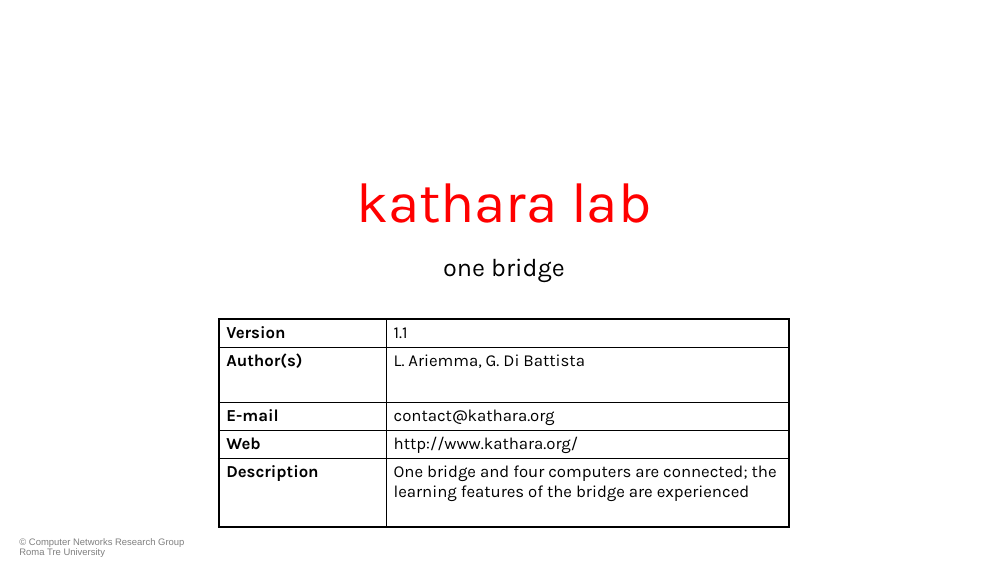
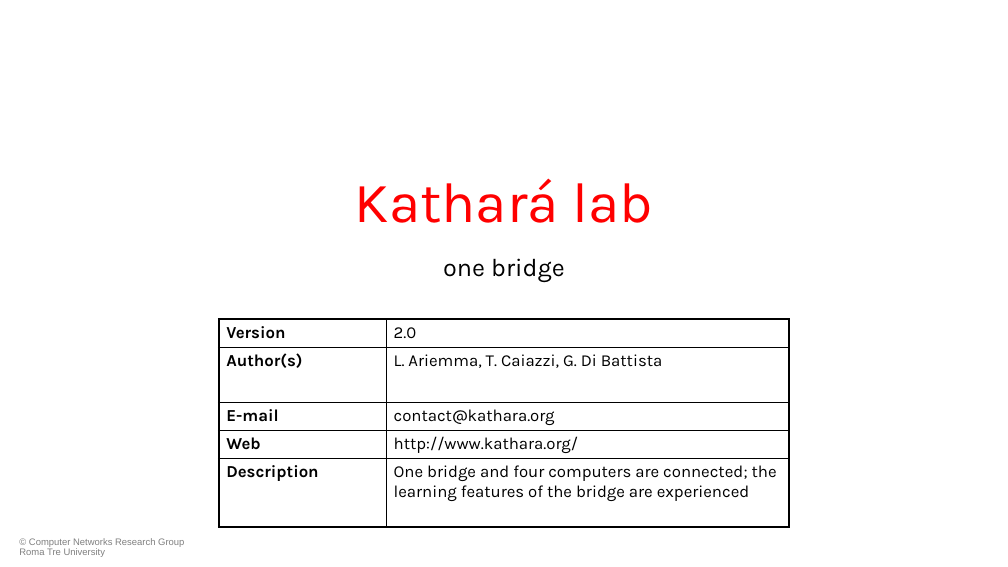
Before and after one commit to KatharaFramework/Kathara-Labs, a slide deck: slide 1 of main-labs/switching/one-bridge/0110-kathara-lab_one-bridge.pptx. Drawn at 1008x567 pixels with LibreOffice and Linux fonts; fonts in the diff are those of the drawing; background and template pictures are left out. Boxes give left, top, right and bottom in pixels: in the first picture for what was removed or moved away, otherwise in the second. Text is boxed around its words. In the diff, an @@ line names an element or a change of style, - is before the commit and + after.

Commit message:
Update slides and `.zip`

```diff
--- a/main-labs/switching/one-bridge/0110-kathara-lab_one-bridge.pptx
+++ b/main-labs/switching/one-bridge/0110-kathara-lab_one-bridge.pptx
@@ title at <box>355,178,653,223</box>: text changed @@
-kathara lab
+Kathará lab
@@ table at <box>219,319,789,526</box> @@
-row 1, column 2: 1.1
+row 1, column 2: 2.0
-row 2, column 2: L. Ariemma, G. Di Battista
+row 2, column 2: L. Ariemma, T. Caiazzi, G. Di Battista
```
Also in this commit, not shown: 14 other files.
